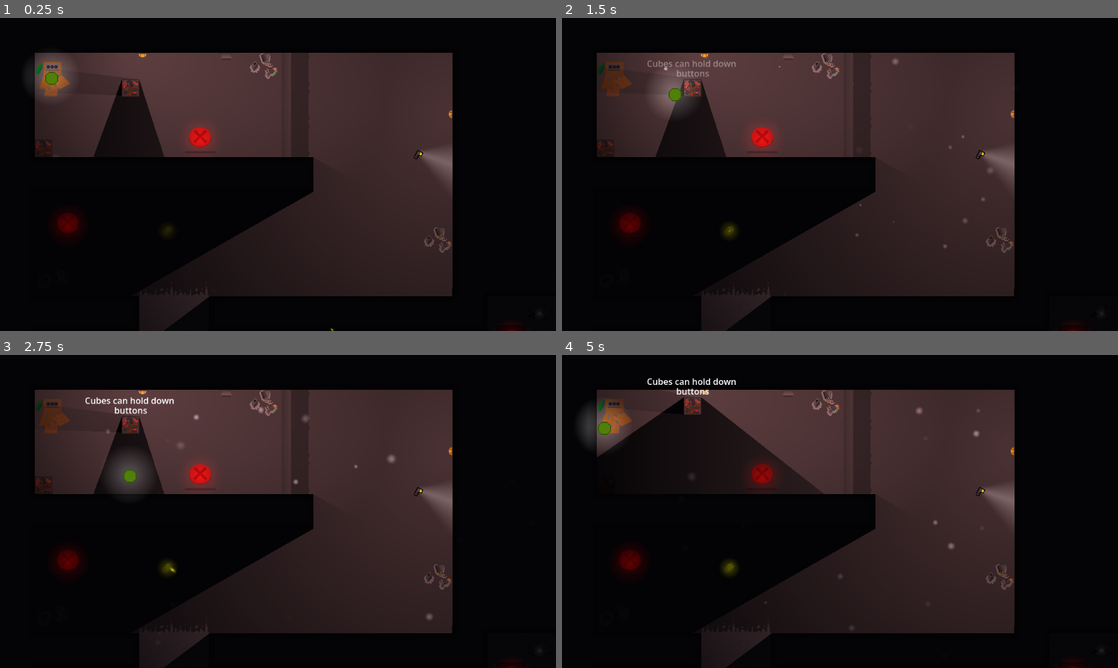
Above: before the commit, frames 1-4 (two rows, left to right).
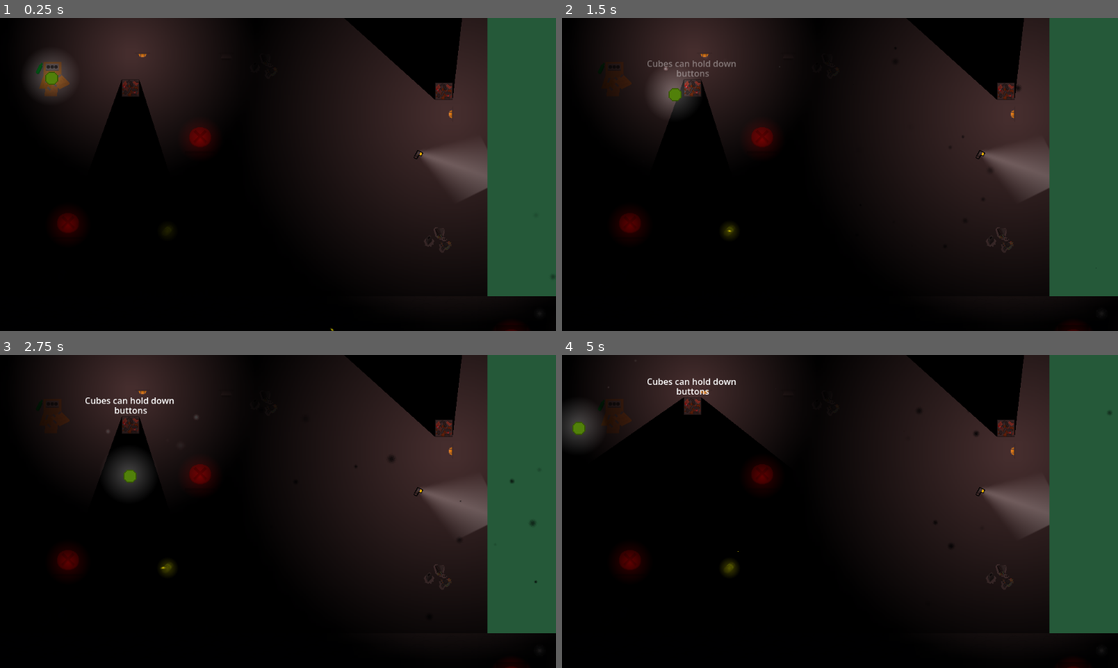
Above: after the commit, the same moments.

Repository: GoldenDog0/ScrapHeap
Game: Godot game, scene res://game/game.tscn
The game is run twice, just before and just after one commit, with the same random seed, the same clock (stepped at 60 frames per second) and the same inputs.
Inputs (mouse positions are in pixels of both pictures, inside the frame that each line leads up to):
- Up to frame 1 (0.25 s): no input
- Up to frame 2 (1.5 s): move the mouse to (962, 158) at 0.52 s; hold D (right) 0.53-1.28 s; hold F (flashlight) 0.53-1.28 s; move the mouse to (728, 190) at 1.27 s; hold S (down) from 1.28 s (still down); tap F (flashlight) at 1.35 s
- Up to frame 3 (2.75 s): move the mouse to (333, 442) at 2.02 s; release S (down) at 2.03 s; hold D (right) from 2.03 s (still down); hold Space (pull) from 2.03 s (still down); tap F (flashlight) at 2.3 s
- Up to frame 4 (5 s): move the mouse to (812, 574) at 2.77 s; release D (right) at 2.78 s; release Space (pull) at 2.78 s; hold W (up) 2.78-3.53 s; tap F (flashlight) at 2.85, 4.55 s; move the mouse to (1006, 558) at 3.52 s; hold F (flashlight) 3.53-4.28 s; hold A (left) from 3.53 s (still down); move the mouse to (673, 464) at 4.27 s; tap Space (pull) at 4.35 s

The runs differ from the first frame. In frame 1, 50% of the frame differs, in the area x 6-100%, y 0-100%; in frame 2, 50%; in frame 3, 50%; in frame 4, 47%.

Commit message:
added box guidelight, pickups check for player, music fades with cold

Diff:
--- a/game/game.gd
+++ b/game/game.gd
@@ -19,12 +19,14 @@
 ]
 
 func _ready() -> void:
+	$Player/Flashlight/Light.enabled = false
 	$"The Real Music".stream_paused = true
 	$Player/Flashlight.batteryChange.connect(_on_battery_change)
 	$CanvasLayer/Centernotify/PopupText.modulate.a = 0.0
 	$CanvasLayer/Centernotify/PopupText.text = ""
 	placeItem($Collectable)
 	placeItem($Pickup2)
+	placeItem($Pickup3)
 	if debug:
 		$Player/Flashlight/Camera2D/CanvasModulate.hide()
 	$CanvasLayer/VBoxContainer/FlashlightDisplay.hide()
@@ -56,6 +58,9 @@
 		danger += 80 * delta / dangerLossTime
 	$Player/Texture/PlayerAura.energy = 0.2+0.8-(danger/100)
 	$CanvasLayer/DangerEdgeEffect.modulate.a = (danger)/100
+	$"The Real Music".volume_db = 0 - (danger/3)
+	if danger >= 70:
+		$"The Real Music".volume_db = -1000
 	if danger >= 80:
 		if not(end):
 			gameEnd()
@@ -80,7 +85,8 @@
 func _on_tutorial_exit(body: Node2D) -> void:
 	if body is Player:
 		$"The Real Music".stream_paused = false
-		$"Speaker/Jazzy Vibes".stop()
+		$Speaker.queue_free()
+		$TutorialExitTrigger.queue_free()
 		$"Tilemap Ground/Tilemap Tiles".set_cell(Vector2i(3,0),1,Vector2i(1,7))
 		$"Tilemap Ground/Tilemap Tiles".set_cell(Vector2i(4,0),1,Vector2i(1,7))
 		$CanvasLayer/Centernotify/PopupText.text = "Make it to shelter"
@@ -97,26 +103,33 @@
 		await get_tree().create_timer(2.0).timeout
 		get_tree().paused = true
 
-func _on_flashlight_pickup(body: Node2D) -> void:
-	if body is Player:
+func _on_flashlight_pickup(_body: Node2D) -> void:
+	if _body is Player:
+		$Player/Flashlight/Light.enabled = true
 		$CanvasLayer/VBoxContainer/FlashlightDisplay.show()
 		$Player/Flashlight.show()
-		$CanvasLayer/Centernotify/PopupText.text = "Press F to toggle flashlight."
+		$CanvasLayer/Centernotify/PopupText.text = "Press F to toggle flashlight.\nIt has limited battery."
 		fadeIn($CanvasLayer/Centernotify/PopupText)
 		await get_tree().create_timer(10.0).timeout
 		fadeOut($CanvasLayer/Centernotify/PopupText)
 
 func _on_collectable(_body: Node2D) -> void:
-	score += 1
-	placeItem($Collectable)
-	$Player/Texture/PlayerAura.scale.x += 0.1
-	$Player/Texture/PlayerAura.scale.y += 0.1
-	$Player/ItemPickupSFX.play()
+	if _body is Player:
+		score += 1
+		placeItem($Collectable)
+		$Player/Texture/PlayerAura.scale.x += 0.1
+		$Player/Texture/PlayerAura.scale.y += 0.1
+		$Player/ItemPickupSFX.play()
 
 func _on_battery_pickup(_body: Node2D) -> void:
-	placeItem($Pickup)
+	if _body is Player:
+		placeItem($Pickup)
 func _on_battery2_pickup(_body: Node2D) -> void: #peak efficiency here :P
-	placeItem($Pickup2)
+	if _body is Player:
+		placeItem($Pickup2)
+func _on_battery3_pickup(_body: Node2D) -> void: #peak efficiency here :P
+	if _body is Player:
+		placeItem($Pickup3)
 
 
 func placeItem(type):
--- a/game/game.tscn
+++ b/game/game.tscn
@@ -441,15 +441,6 @@
 fill = 1
 fill_from = Vector2(0.5, 0.5)
 
-[sub_resource type="Gradient" id="Gradient_vef74"]
-offsets = PackedFloat32Array(0, 0.5301205)
-colors = PackedColorArray(1, 1, 1, 1, 0, 0, 0, 1)
-
-[sub_resource type="GradientTexture2D" id="GradientTexture2D_lqcak"]
-gradient = SubResource("Gradient_vef74")
-fill = 1
-fill_from = Vector2(0.5, 0.5)
-
 [sub_resource type="RectangleShape2D" id="RectangleShape2D_7pcdi"]
 size = Vector2(64, 64)
 
@@ -459,6 +450,8 @@
 
 [sub_resource type="GradientTexture2D" id="GradientTexture2D_8xqfg"]
 gradient = SubResource("Gradient_5e03w")
+width = 32
+height = 32
 fill = 1
 fill_from = Vector2(0.5, 0.5)
 
@@ -470,6 +463,12 @@
 
 [sub_resource type="CanvasItemMaterial" id="CanvasItemMaterial_58yx1"]
 light_mode = 1
+
+[sub_resource type="RectangleShape2D" id="RectangleShape2D_rdqq5"]
+size = Vector2(103, 235)
+
+[sub_resource type="RectangleShape2D" id="RectangleShape2D_4b5bx"]
+size = Vector2(256, 159)
 
 [node name="Game" type="Node2D" unique_id=1728191929]
 texture_filter = 1
@@ -483,8 +482,10 @@
 
 [node name="Tilemap Tiles" type="TileMapLayer" parent="Tilemap Ground" unique_id=1572696532]
 texture_filter = 1
-tile_map_data = PackedByteArray("AAAFAAAAAQAAAAcAAAAGAAAAAQA …(1723 unchanged characters)… kAAQADAAcAAAALAAQAAQADAAUAAAALAAUAAQAHAAEAAAALAAsAAQADAAcAAAALAA0AAQAAAAQAAAALAA4 …(5935 unchanged characters)…
+tile_map_data = PackedByteArray("AAAFAAAAAQAAAAcAAAAGAAAAAQA …(1723 unchanged characters)… kAAQADAAcAAAALAAQAAQADAAUAAAALAAUAAQAHAAAAAAALAAsAAQADAAcAAAALAA0AAQAAAAQAAAALAA4 …(5935 unchanged characters)…
+enabled = false
 tile_set = ExtResource("3_leid8")
+collision_enabled = false
 script = ExtResource("4_8bboj")
 
 [node name="Tilemap Decor" type="TileMapLayer" parent="Tilemap Ground/Tilemap Tiles" unique_id=581907847]
@@ -635,7 +636,7 @@
 
 [node name="CanvasModulate" type="CanvasModulate" parent="Player/Camera2D" unique_id=939943560]
 position = Vector2(-511, -288)
-color = Color(0.043137256, 0.03529412, 0.05882353, 1)
+color = Color(0.003824701, 0.0031203928, 0.0054634283, 1)
 
 [node name="Texture" type="Sprite2D" parent="Player" unique_id=2116355125]
 texture_filter = 1
@@ -659,7 +660,7 @@
 [node name="Click" type="AudioStreamPlayer2D" parent="Player/Flashlight" unique_id=403259447]
 scale = Vector2(0.99999994, 0.99999994)
 stream = ExtResource("11_pvdu1")
-volume_db = -3.0
+volume_db = -8.0
 
 [node name="Light" type="PointLight2D" parent="Player/Flashlight" unique_id=1683087101]
 position = Vector2(1.5084991, 0)
@@ -690,7 +691,7 @@
 pitch_scale = 4.0
 
 [node name="TutorialMoveableObject" type="CharacterBody2D" parent="." unique_id=544780686]
-position = Vector2(16, -272)
+position = Vector2(752, -377)
 script = ExtResource("14_gvtgv")
 drag = 7.0
 metadata/tutorial = true
@@ -856,6 +857,28 @@
 [node name="PointLight2D" type="PointLight2D" parent="Pickup2" unique_id=1007310713]
 texture = SubResource("GradientTexture2D_gipk8")
 
+[node name="Pickup3" type="Area2D" parent="." unique_id=892499161]
+position = Vector2(479, 857)
+script = ExtResource("17_vkvnp")
+metadata/tutorial = false
+
+[node name="Sprite2D" type="Sprite2D" parent="Pickup3" unique_id=1058629253]
+texture = ExtResource("18_urpib")
+
+[node name="CollisionShape2D" type="CollisionShape2D" parent="Pickup3" unique_id=791085505]
+shape = SubResource("RectangleShape2D_55par")
+
+[node name="GPUParticles2D" type="GPUParticles2D" parent="Pickup3" unique_id=401047258]
+material = SubResource("CanvasItemMaterial_4b5bx")
+amount = 1
+texture = SubResource("GradientTexture2D_ympwx")
+lifetime = 0.3
+explosiveness = 1.0
+process_material = SubResource("ParticleProcessMaterial_gipk8")
+
+[node name="PointLight2D" type="PointLight2D" parent="Pickup3" unique_id=571730115]
+texture = SubResource("GradientTexture2D_gipk8")
+
 [node name="Tutorial Battery" type="Area2D" parent="." unique_id=250303556]
 position = Vector2(244, -120)
 script = ExtResource("17_vkvnp")
@@ -1013,13 +1036,6 @@
 [node name="Exit" type="Area2D" parent="." unique_id=904029071]
 position = Vector2(1184, 96)
 
-[node name="PointLight2D" type="PointLight2D" parent="Exit" unique_id=1627975222]
-position = Vector2(1, -2)
-color = Color(0.65882355, 0.25882354, 0.25882354, 1)
-shadow_enabled = true
-texture = SubResource("GradientTexture2D_lqcak")
-texture_scale = 13.7
-
 [node name="CollisionShape2D" type="CollisionShape2D" parent="Exit" unique_id=1016754923]
 shape = SubResource("RectangleShape2D_7pcdi")
 
@@ -1040,6 +1056,7 @@
 rotation = 1.5707964
 texture = ExtResource("24_8bboj")
 script = ExtResource("24_leid8")
+metadata/tutorial = true
 
 [node name="PointLight2D" type="PointLight2D" parent="HeatLamp2" unique_id=1244778268]
 color = Color(1, 0.6666667, 0.6666667, 1)
@@ -1073,6 +1090,7 @@
 position = Vector2(198, -444)
 texture = ExtResource("24_8bboj")
 script = ExtResource("24_leid8")
+metadata/tutorial = true
 
 [node name="PointLight2D" type="PointLight2D" parent="HeatLamp" unique_id=122526125]
 position = Vector2(-21, -2)
@@ -1081,6 +1099,37 @@
 texture = SubResource("GradientTexture2D_8xqfg")
 texture_scale = 16.88
 
+[node name="HeatLamp3" type="Sprite2D" parent="." unique_id=655631626]
+position = Vector2(1184, 68)
+texture = ExtResource("24_8bboj")
+
+[node name="PointLight2D" type="PointLight2D" parent="HeatLamp3" unique_id=1452446732]
+position = Vector2(0, -2)
+color = Color(1, 0.6666667, 0.6666667, 1)
+shadow_enabled = true
+texture = SubResource("GradientTexture2D_8xqfg")
+texture_scale = 16.88
+
+[node name="GuidanceLamp" type="Sprite2D" parent="." unique_id=34444434]
+position = Vector2(1652, 1148)
+rotation = 3.1415927
+texture = ExtResource("24_8bboj")
+script = ExtResource("24_leid8")
+
+[node name="PointLight2D" type="PointLight2D" parent="GuidanceLamp" unique_id=335010497]
+position = Vector2(0, -2)
+color = Color(1, 0.6666667, 0.6666667, 1)
+shadow_enabled = true
+texture = SubResource("GradientTexture2D_8xqfg")
+texture_scale = 29.03
+
+[node name="LightDisableTrigger" type="Area2D" parent="GuidanceLamp" unique_id=1465226172]
+position = Vector2(0, -2)
+
+[node name="LightDisableRegion" type="CollisionShape2D" parent="GuidanceLamp/LightDisableTrigger" unique_id=216334986]
+position = Vector2(143.5, 265.5)
+shape = SubResource("RectangleShape2D_rdqq5")
+
 [node name="Speaker" type="Sprite2D" parent="." unique_id=1446240742]
 position = Vector2(352, -444)
 texture = ExtResource("28_58yx1")
@@ -1093,7 +1142,6 @@
 panning_strength = 3.0
 
 [node name="TutorialExitTrigger" type="Area2D" parent="." unique_id=1613662030]
-visible = false
 position = Vector2(0, -448)
 
 [node name="CollisionShape2D2" type="CollisionPolygon2D" parent="TutorialExitTrigger" unique_id=1492744676]
@@ -1107,6 +1155,10 @@
 
 [node name="CollisionPolygon2D" type="CollisionPolygon2D" parent="WarmAreas" unique_id=435274692]
 polygon = PackedVector2Array(0, 0, 0, 191, 511, 192, 512, 256, 175, 448, 175, 486, 768, 486, 768, 0)
+
+[node name="CollisionShape2D" type="CollisionShape2D" parent="WarmAreas" unique_id=1390072764]
+position = Vector2(1152, 591.5)
+shape = SubResource("RectangleShape2D_4b5bx")
 
 [connection signal="body_entered" from="TutorialButton" to="TutorialButton" method="_button_down"]
 [connection signal="body_exited" from="TutorialButton" to="TutorialButton" method="_button_up"]
@@ -1141,6 +1193,8 @@
 [connection signal="body_entered" from="Pickup2" to="." method="_on_battery2_pickup"]
 [connection signal="body_entered" from="Pickup2" to="Player" method="_on_pickup"]
 [connection signal="body_entered" from="Pickup2" to="Pickup2" method="_on_body_entered"]
+[connection signal="body_entered" from="Pickup3" to="." method="_on_battery3_pickup"]
+[connection signal="body_entered" from="Pickup3" to="Pickup3" method="_on_body_entered"]
 [connection signal="body_entered" from="Tutorial Battery" to="Player" method="_on_pickup"]
 [connection signal="body_entered" from="Tutorial Battery" to="Tutorial Battery" method="_on_body_entered"]
 [connection signal="body_entered" from="Tutorial Battery/TutorialLabel" to="Tutorial Battery/TutorialLabel" method="_on_body_entered"]
@@ -1152,6 +1206,7 @@
 [connection signal="body_entered" from="FlashlightPickup" to="FlashlightPickup" method="_on_body_entered"]
 [connection signal="body_entered" from="Exit" to="." method="_on_exit"]
 [connection signal="body_entered" from="HeatLamp2/TutorialLabel" to="HeatLamp2/TutorialLabel" method="_on_body_entered"]
+[connection signal="body_entered" from="GuidanceLamp/LightDisableTrigger" to="GuidanceLamp" method="_on_flicker_trigger"]
 [connection signal="body_entered" from="TutorialExitTrigger" to="." method="_on_tutorial_exit"]
 [connection signal="body_entered" from="TutorialExitTrigger" to="HeatLamp2" method="_on_tutorial_exit"]
 [connection signal="body_entered" from="TutorialExitTrigger" to="HeatLamp" method="_on_tutorial_exit"]
--- a/objects/dynamic/pickup.gd
+++ b/objects/dynamic/pickup.gd
@@ -9,6 +9,7 @@
 	$PointLight2D.energy = abs(sin(timer*1.5)) * maxLight + minLight
 
 func _on_body_entered(_body) -> void:
-	timer = 0
-	if self.get_meta("tutorial"):
-		self.queue_free()
+	if _body is Player:
+		timer = 0
+		if self.get_meta("tutorial"):
+			self.queue_free()
--- a/objects/static/heat_lamp.gd
+++ b/objects/static/heat_lamp.gd
@@ -1,15 +1,25 @@
 extends Sprite2D
 
 var fading = false
+var ticker = 0
+var blink = 0
 
-func _on_tutorial_exit(body: Node2D) -> void:
-	if body is Player:
+func _on_tutorial_exit(_body: Node2D) -> void:
+	if self.has_meta("tutorial"):
+		if _body is Player:
+			fading = true
+
+func _on_flicker_trigger(_body: Node2D) -> void:
+	if _body is Player:
 		fading = true
 
-
-func _process(_delta: float) -> void:
+func _process(delta: float) -> void:
 	if fading:
-		$PointLight2D.energy *= 0.95
-		if $PointLight2D.energy <= 0.01:
-			$PointLight2D.hide()
+		ticker += 1 * delta
+		$PointLight2D.energy = 0.8 + sin(ticker)/10 - blink
+		blink = 0
+		if randi_range(0,25) == 1:
+			blink=1
+		if ticker >= 1.25:
+			$PointLight2D.energy = 0
 			fading = false
--- a/player/flashlight/flashlight.gd
+++ b/player/flashlight/flashlight.gd
@@ -1,6 +1,6 @@
 extends Sprite2D
 @export_range(0.0,1.0,0.1) var strength := 0.8
-@export_range(0.0,100.0) var battery := 2.5
+@export_range(0.0,100.0) var battery := 10.0
 @export_range(0.0,5.0) var batteryDrainRate := 2.0
 
 signal batteryChange(newBattery: float)
@@ -16,29 +16,30 @@
 	batteryChange.emit(battery)
 
 func _input(event: InputEvent) -> void:
-	if event.is_action_pressed("flashlight"):
-		$Light.enabled = not($Light.enabled)
-		$Click.play()
+	if self.visible:
+		if event.is_action_pressed("flashlight"):
+			$Light.enabled = not($Light.enabled)
+			$Click.play()
 
 func _process(delta: float) -> void:
-	if state == 0 and $Light.enabled:
-		state = 1
-		self.texture = flashOn
-	elif state==1 and not($Light.enabled):
-		state = 0
-		self.texture = flashOff
+	if self.visible:
+		if state == 0 and $Light.enabled:
+			state = 1
+			self.texture = flashOn
+		elif state==1 and not($Light.enabled):
+			state = 0
+			self.texture = flashOff
 
-	if $Light.enabled and self.visible:
-		if battery>0:
-			battery -= batteryDrainRate * delta
-			ticker += 0.02 * delta
-#			print(battery)
-			$Light.energy = strength + sin(ticker)/10 - blink
-			blink = 0
-			if battery <= 50:
-				if randi_range(0,int(battery*10)) == 1:
-					blink=1
-		else:
-			battery=0
-			$Light.enabled = false
-	batteryChange.emit(battery)
+		if $Light.enabled:
+			if battery>0:
+				battery -= batteryDrainRate * delta
+				ticker += 0.02 * delta
+				$Light.energy = strength + sin(ticker)/10 - blink
+				blink = 0
+				if battery <= 50:
+					if randi_range(0,int(battery*10)) == 1:
+						blink=1
+			else:
+				battery=0
+				$Light.enabled = false
+		batteryChange.emit(battery)
--- a/player/flashlight/flashlight_pickup.gd
+++ b/player/flashlight/flashlight_pickup.gd
@@ -3,11 +3,11 @@
 var blink = 0
 var ticker = 0
 
-func _on_body_entered(_body: Node2D) -> void:
-	self.hide()
+func _on_body_entered(body: Node2D) -> void:
+	if body is Player:
+		self.queue_free()
 
 func _process(delta: float) -> void:
-
 	ticker += 0.02 * delta
 	$Light.energy = 0.8 + sin(ticker)/10 - blink
 	blink = 0
--- a/player/player.gd
+++ b/player/player.gd
@@ -51,11 +51,13 @@
 	$Flashlight.look_at(mousePos)
 
 func _on_pickup(_body: Node2D) -> void:
-	$Flashlight.battery+=75
-	if $Flashlight.battery > 100:
-		$Flashlight.battery = 100
-	$ItemPickupSFX.play()
+	if _body is Player:
+		$Flashlight.battery+=75
+		if $Flashlight.battery > 100:
+			$Flashlight.battery = 100
+		$ItemPickupSFX.play()
 
 
 func _on_flashlight_pickup(_body: Node2D) -> void:
-	$ItemPickupSFX.play()
+	if _body is Player:
+		$ItemPickupSFX.play()
Not shown: 1 places in game/game.tscn that only renumber resources
Not shown, changed: sfx/tutorialJazz.mp3.import
Not shown, removed: First-Light-demo-.mp3
Not shown, changed: index.html
Not shown, changed: index.pck
Not shown, changed: sfx/tutorialJazz.mp3
